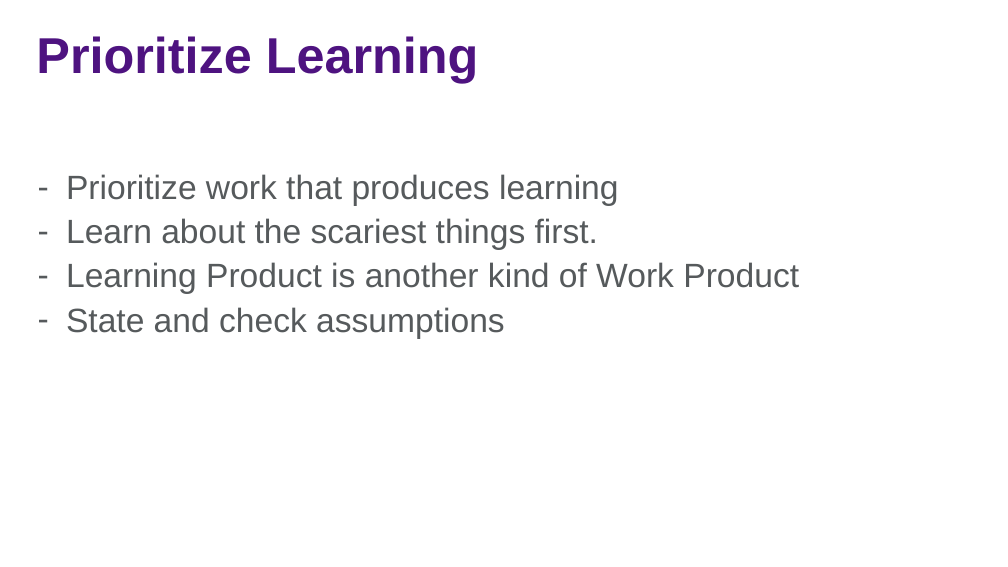
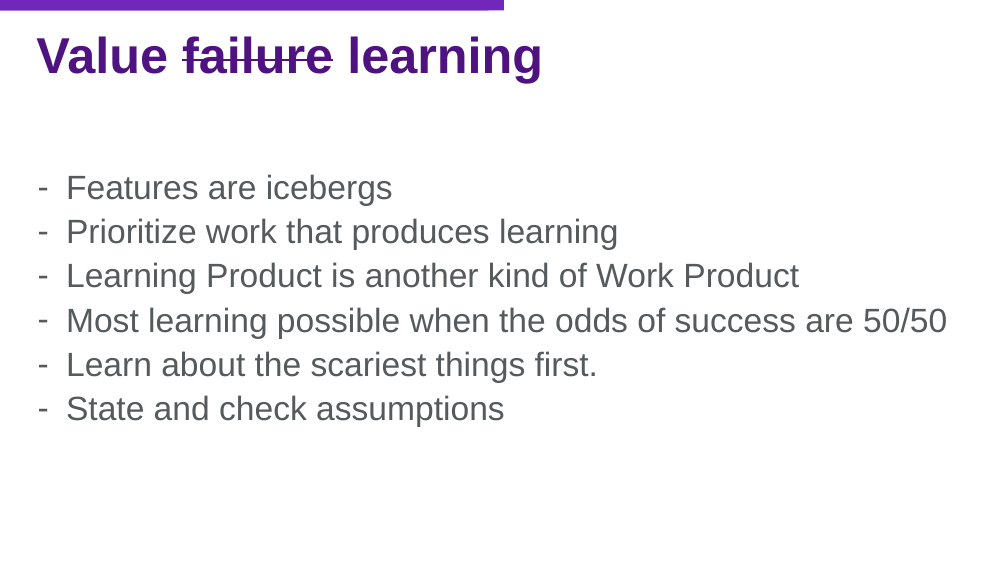
Before and after one commit to jasonjwood/presentations, a slide deck: slide 16 of InFusion2016 - Getting It Done - Jason Wood.pptx. Drawn at 1008x567 pixels with LibreOffice and Linux fonts; fonts in the diff are those of the drawing; background and template pictures are left out. Boxes give left, top, right and bottom in pixels: in the first picture for what was removed or moved away, otherwise in the second. Text is boxed around its words. In the diff, an @@ line names an element or a change of style, - is before the commit and + after.

```diff
--- a/InFusion2016 - Getting It Done - Jason Wood.pptx
+++ b/InFusion2016 - Getting It Done - Jason Wood.pptx
@@ rectangle added at (0, 0, 504, 11), fill #7227BC @@
@@ rectangle added at (0, 0, 488, 11), fill #7227BC @@
@@ title at (36, 36, 543, 83): text changed @@
-Prioritize Learning
+Value failure learning
@@ text at (66, 174, 393, 206): paragraph added @@
+– Features are icebergs
@@ text at (66, 262, 947, 339): paragraphs added @@
+– Learning Product is another kind of Work Product
+– Most learning possible when the odds of success are 50/50
```
Also in this commit, not shown: 29 other slides changed, 2 slides added, 5 slides removed.
